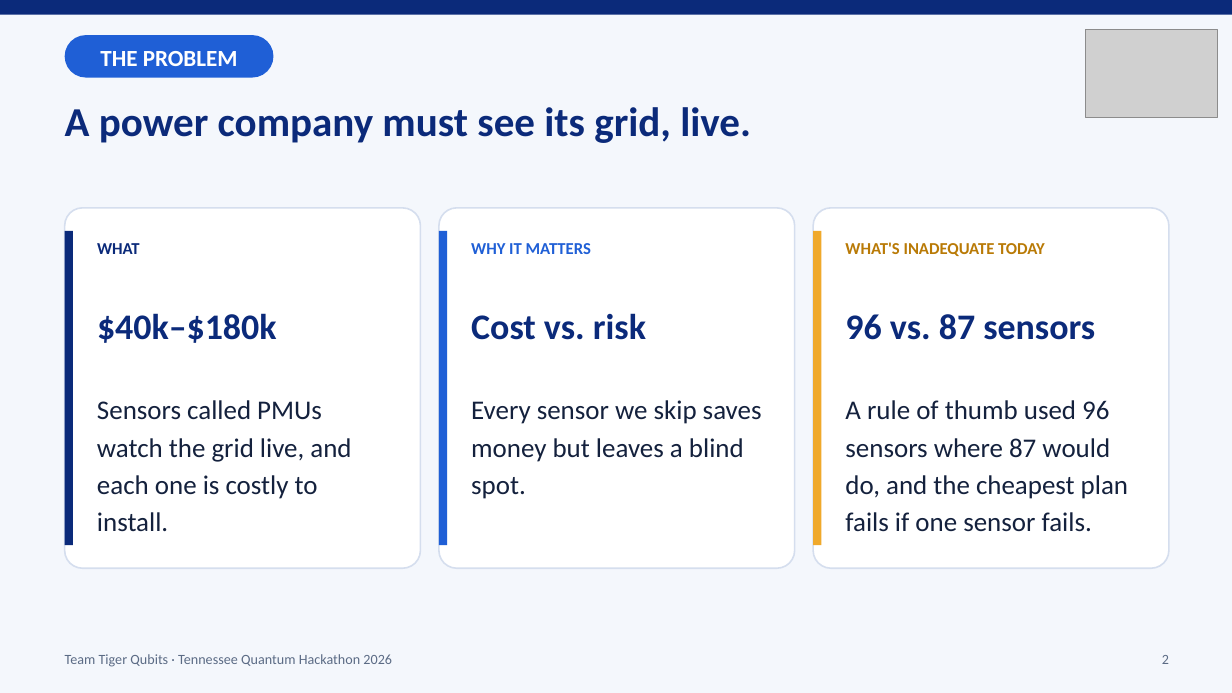
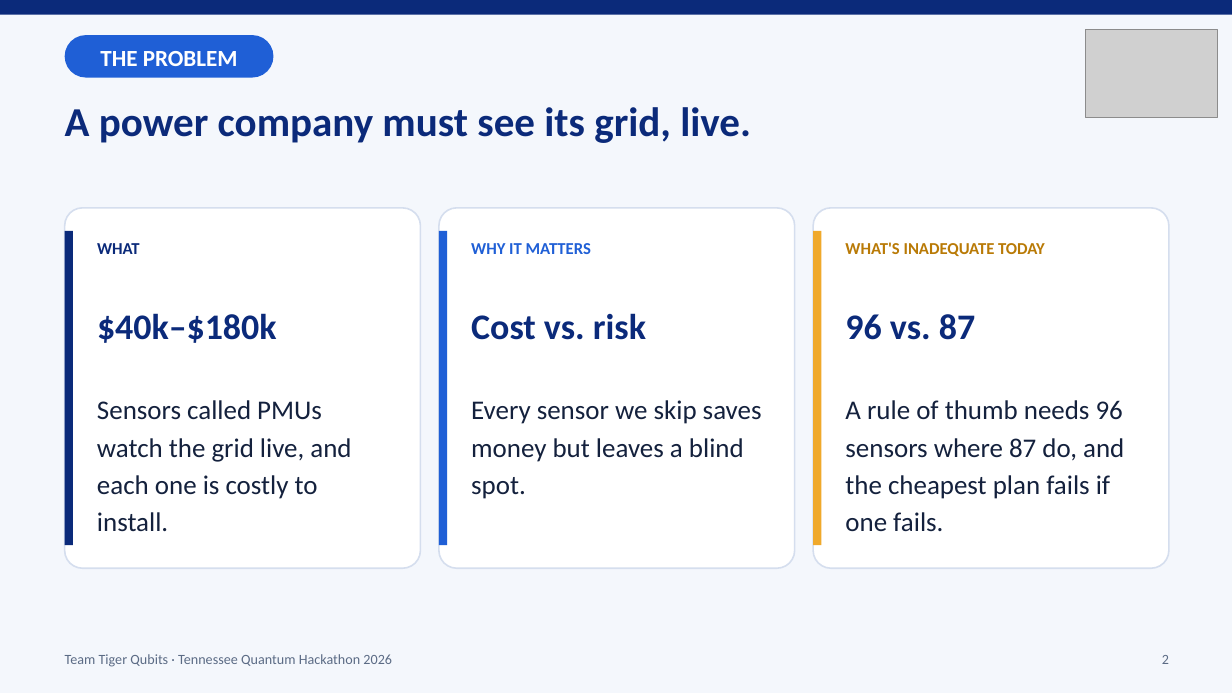
Before and after one commit to maalik313/pmu-placement-team, a slide deck: slide 2 of docs/deck/Tiger_Qubits_Pitch_v2.pptx. Drawn at 1232x693 pixels with LibreOffice and Linux fonts; fonts in the diff are those of the drawing; grey boxes stand for pictures. Boxes give left, top, right and bottom in pixels: in the first picture for what was removed or moved away, otherwise in the second. Text is boxed around its words. In the diff, an @@ line names an element or a change of style, - is before the commit and + after.

```diff
--- a/docs/deck/Tiger_Qubits_Pitch_v2.pptx
+++ b/docs/deck/Tiger_Qubits_Pitch_v2.pptx
@@ text at <box>845,314,975,340</box>: text changed @@
-96 vs. 87 sensors
+96 vs. 87
@@ text at <box>845,400,1124,532</box>: text changed @@
-A rule of thumb used 96 sensors where 87 would do, and the cheapest plan fails if one sensor fails.
+A rule of thumb needs 96 sensors where 87 do, and the cheapest plan fails if one fails.
```
